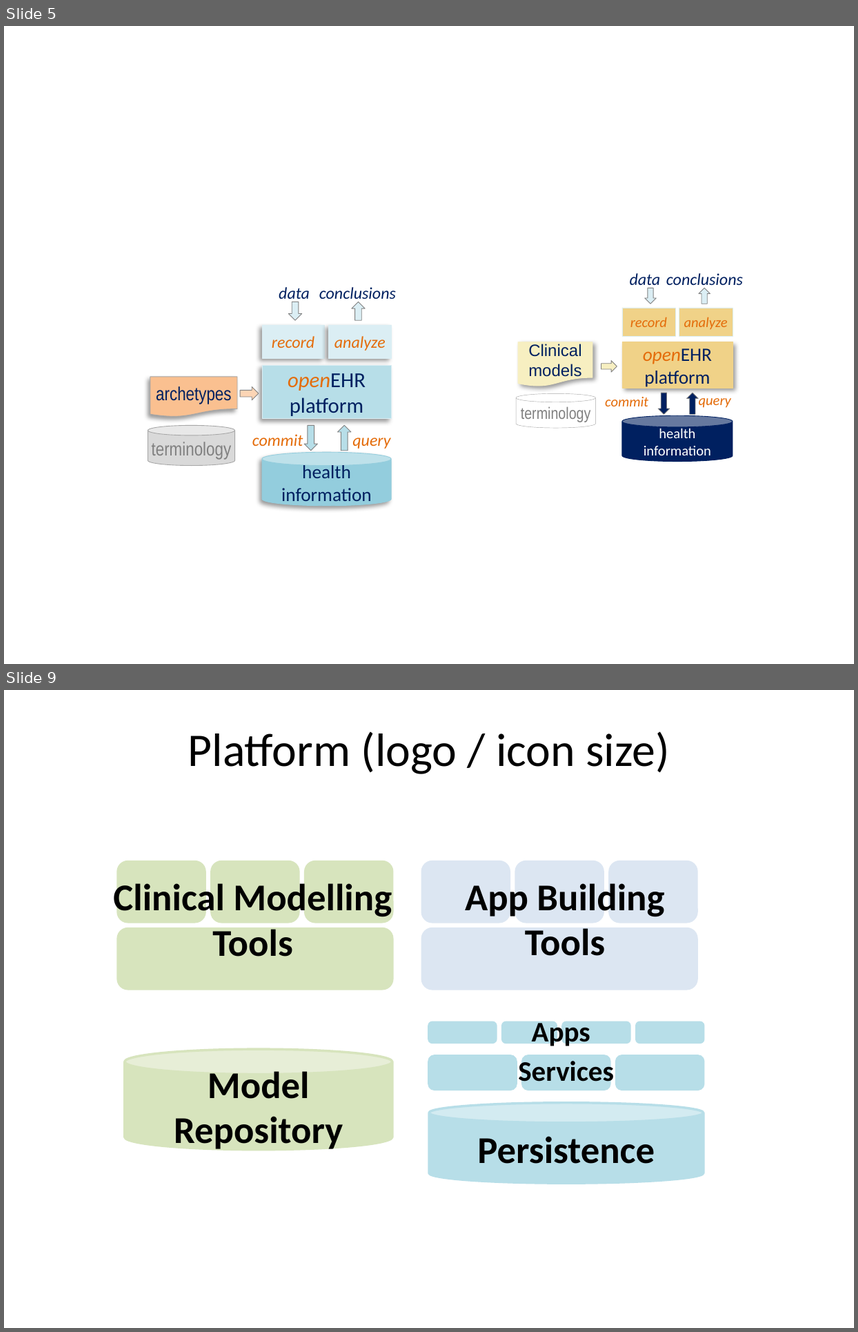
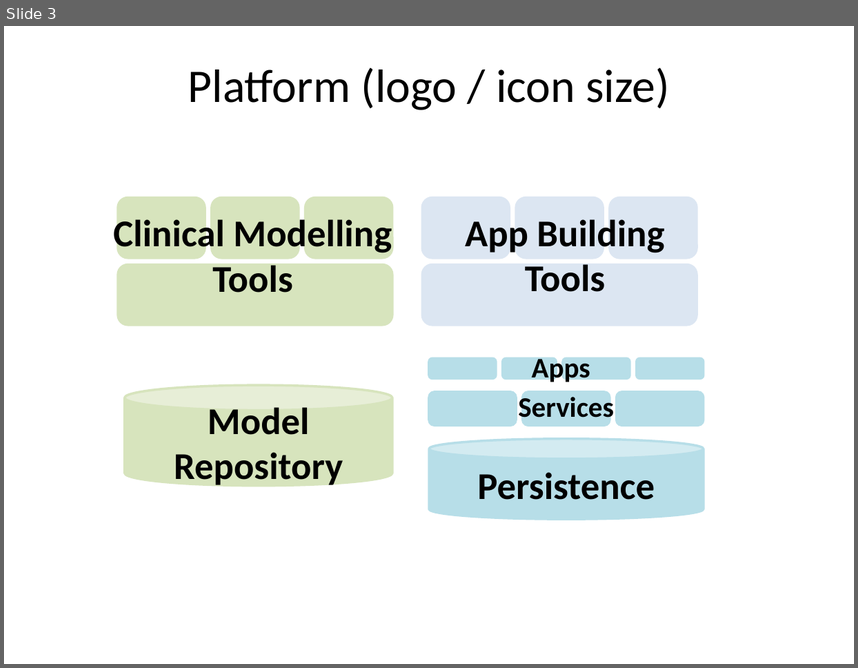
Before and after one commit to openEHR/openehr-website-php, a slide deck: files/diagrams/openEHR-diagrams.pptx. Shown one above the other, each under a label of ours: slides 5 and 9 before the commit, slide 3 after it; the slides between them are not shown. The pictures are 858x1332 and 858x668 pixels, drawn with LibreOffice and Linux fonts; fonts in the diff are those of the drawing. Boxes give left, top, right and bottom in pixels: in the first picture for what was removed or moved away, otherwise in the second. Text is boxed around its words. In the diff, an @@ line names an element or a change of style, - is before the commit and + after.

Commit message:
Improve 'what is openEHR' page.

```diff
--- a/files/diagrams/openEHR-diagrams.pptx
+++ b/files/diagrams/openEHR-diagrams.pptx
@@ slide 5 removed at (x1=4, y1=26, x2=854, y2=664), background #FFFFFF @@
@@ group removed at (x1=516, y1=273, x2=743, y2=461): 5 down arrows, 4 texts, 3 rectangles, 2 cylinders, 1 flow chart document @@
-openEHR platform
-commit
-record
-query
-health information
-analyze
-Clinical models
-terminology
-data
-conclusions
@@ group removed at (x1=148, y1=287, x2=396, y2=506): 5 down arrows, 4 texts, 3 rectangles, 2 cylinders, 1 flow chart document @@
-openEHR platform
-commit
-record
-query
-health information
-analyze
-archetypes
-terminology
-data
-conclusions
@@ what was slide 9 is now slide 3 @@
```
Also in this commit, not shown: 7 slides changed, 4 slides added, 8 other slides removed, 3 other files.
